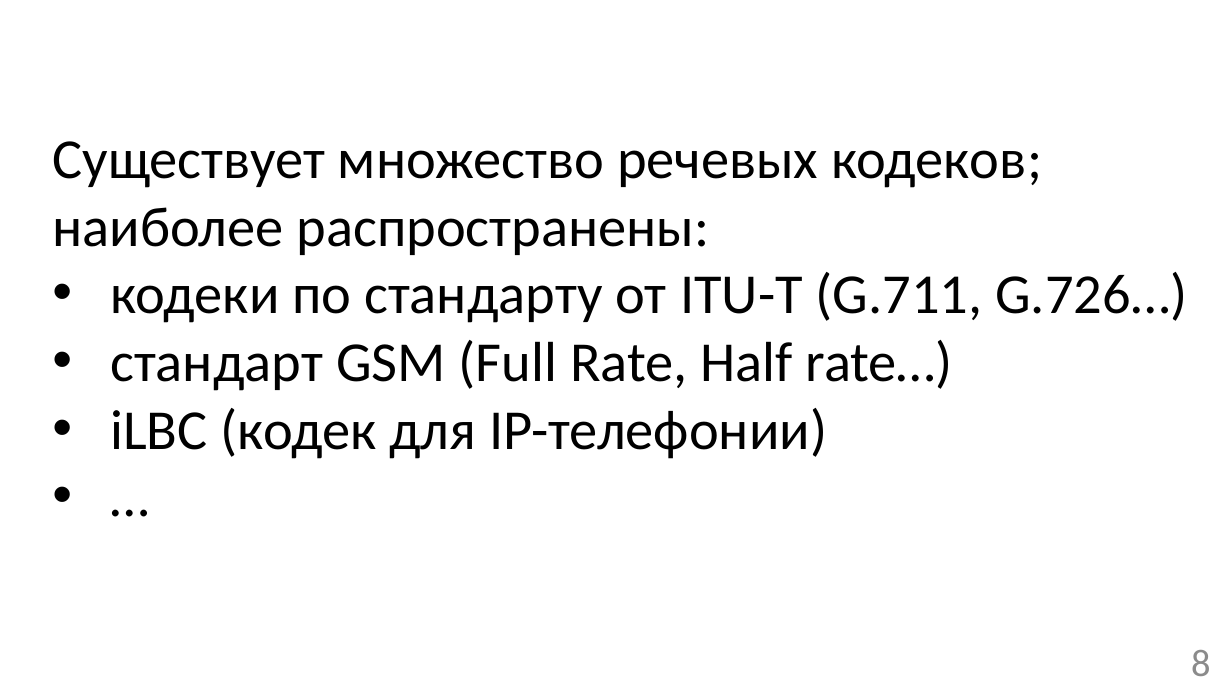
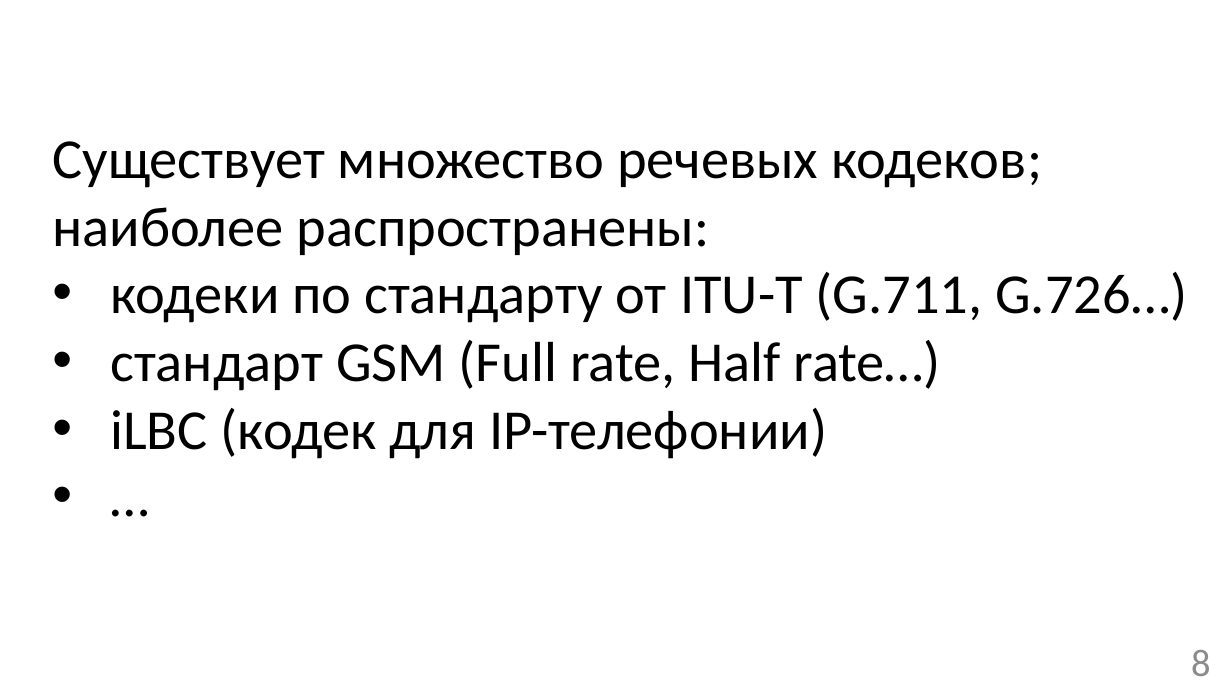
Before and after one commit to mrAdiy/rmsc_bak, a slide deck: slide 8 of Презентация бакалаврской SPEECH.pptx. Drawn at 1232x693 pixels with LibreOffice and Linux fonts; fonts in the diff are those of the drawing. Boxes give left, top, right and bottom in pixels: in the first picture for what was removed or moved away, otherwise in the second. Text is boxed around its words. In the diff, an @@ line names an element or a change of style, - is before the commit and + after.

```diff
--- a/Презентация бакалаврской SPEECH.pptx
+++ b/Презентация бакалаврской SPEECH.pptx
@@ text at (x1=110, y1=340, x2=941, y2=391): text changed @@
-• стандарт GSM (Full Rate, Half rate…)
+• стандарт GSM (Full rate, Half rate…)
```
Also in this commit, not shown: 2 other slides changed, 1 other file.
